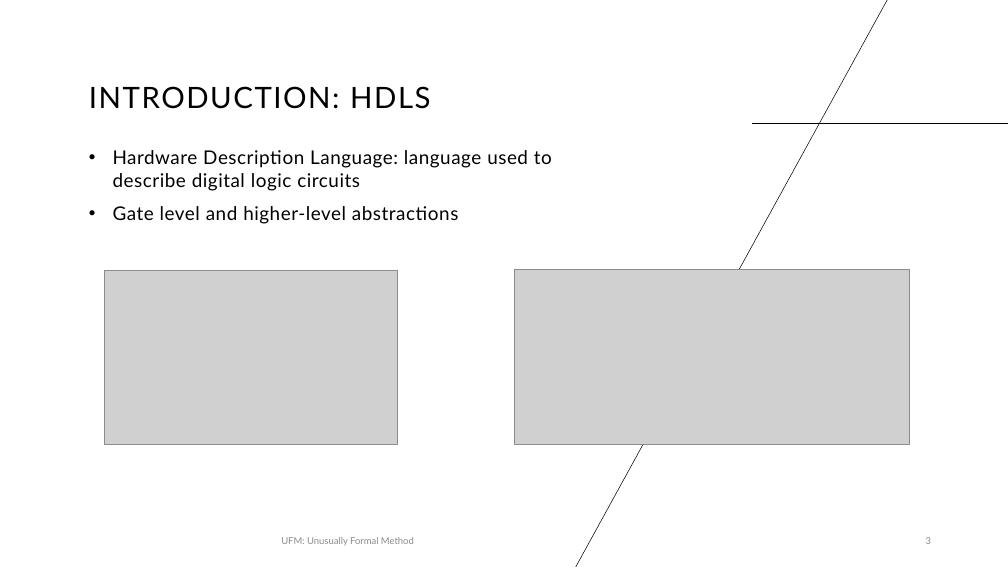
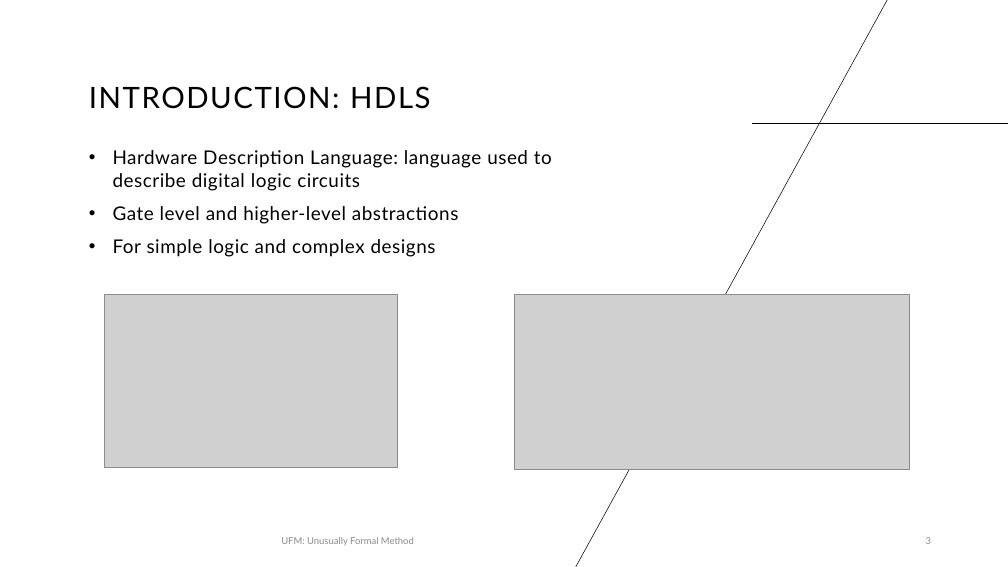
Before and after one commit to murrowow/verilog_program_verifier, a slide deck: slide 3 of Unusually Formal Method.pptx. Drawn at 1008x567 pixels with LibreOffice and Linux fonts; fonts in the diff are those of the drawing; grey boxes stand for pictures. Boxes give left, top, right and bottom in pixels: in the first picture for what was removed or moved away, otherwise in the second. Text is boxed around its words. In the diff, an @@ line names an element or a change of style, - is before the commit and + after.

```diff
--- a/Unusually Formal Method.pptx
+++ b/Unusually Formal Method.pptx
@@ text at [113, 239, 436, 257]: paragraph added @@
+• For simple logic and complex designs
@@ picture: place and size @@
-picture at [104, 271, 399, 444]
+picture at [104, 295, 399, 468]
@@ picture: place and size @@
-picture at [515, 270, 909, 445]
+picture at [515, 295, 909, 470]
```
Also in this commit, not shown: 3 other slides changed, 9 slides added, 11 slides removed.
